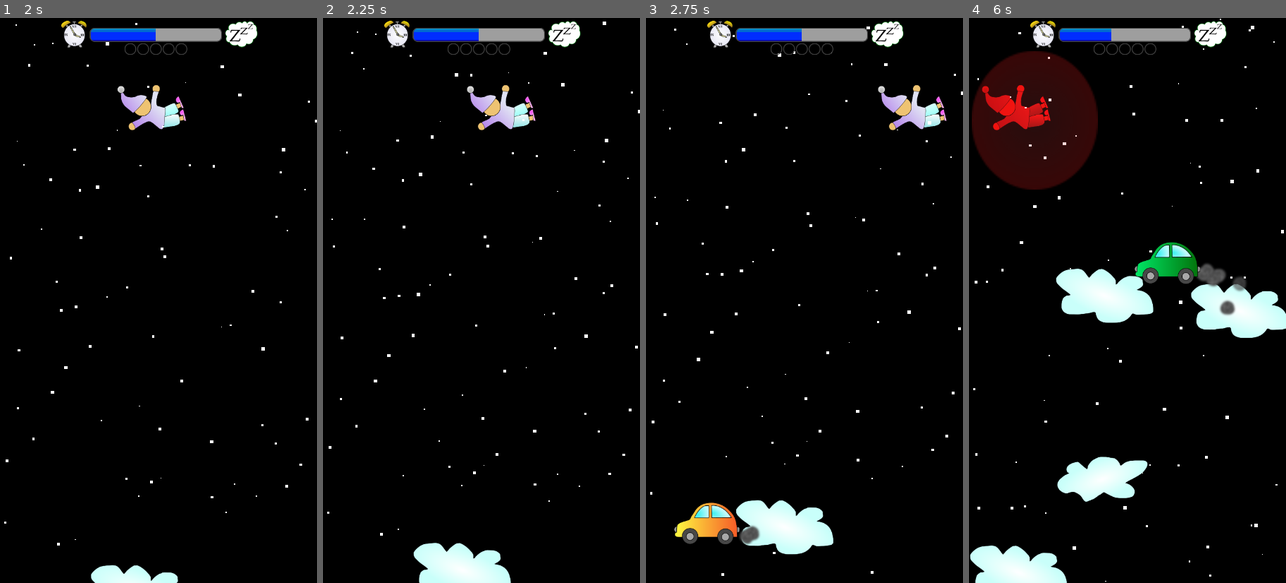
Above: before the commit, frames 1-4 (left to right).
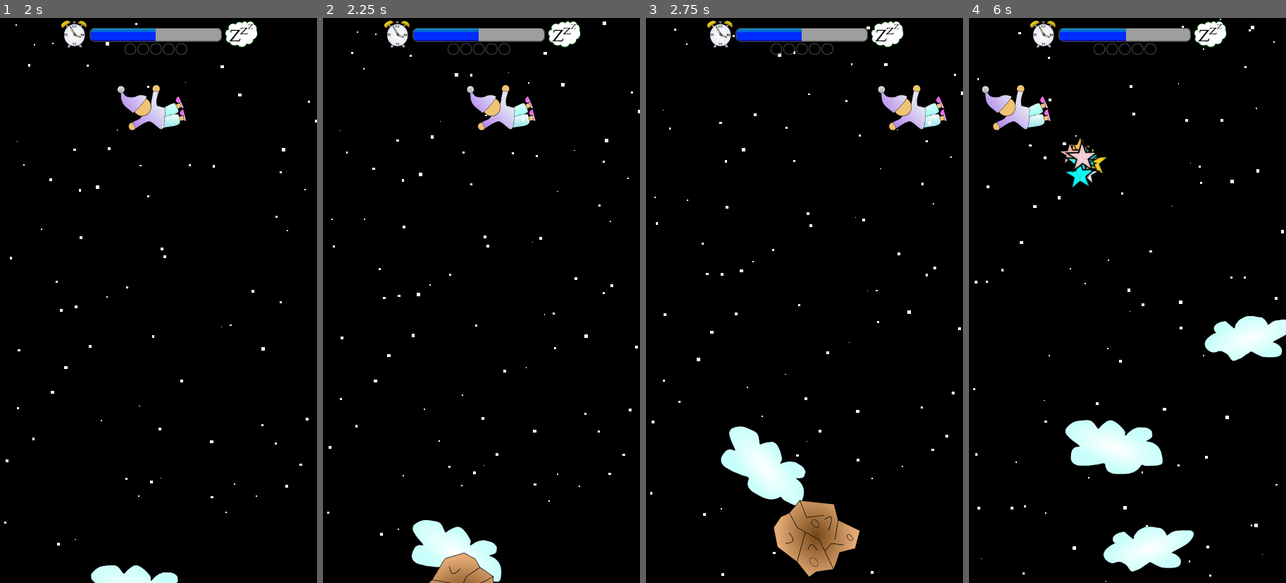
Above: after the commit, the same moments.

Repository: sorlok/LD48
Game: Godot game, scene res://Scenes/LevelCloud.tscn
Same seed, same stepped clock (60 frames per second), same inputs: the game is played once before the commit and once after it.
Inputs (mouse positions are in pixels of both pictures, inside the frame that each line leads up to):
- Up to frame 1 (2 s): move the mouse to (228, 272) at 0.52 s; hold D (ui_right) 0.53-1.28 s; click (228, 272) at 0.67 s; move the mouse to (95, 328) at 1.27 s; hold A (ui_left) from 1.28 s (still down); click (95, 328) at 1.42 s
- Up to frame 2 (2.25 s): move the mouse to (513, 176) at 2.02 s; release A (ui_left) at 2.03 s; hold D (ui_right) from 2.03 s (still down); click (513, 176) at 2.17 s
- Up to frame 3 (2.75 s): keep holding D (ui_right)
- Up to frame 4 (6 s): move the mouse to (1035, 520) at 2.77 s; click (1035, 520) at 2.92 s; move the mouse to (1222, 385) at 3.52 s; release D (ui_right) at 3.53 s; hold A (ui_left) 3.53-5.78 s; click (1222, 385) at 3.67 s; move the mouse to (1171, 520) at 4.27 s; click (1171, 520) at 4.42 s; move the mouse to (1143, 300) at 5.02 s; click (1143, 300) at 5.17 s; move the mouse to (1079, 159) at 5.77 s; hold D (ui_right) from 5.78 s (still down); click (1079, 159) at 5.92 s

Frame 1 is identical in both runs. In frame 2, 1.9% of the frame differs, in the area x 28-60%, y 88-100%; in frame 3, 6.4%; in frame 4, 20%, in the area x 0-100%, y 1-100%.

Commit message:
Added meteors

Diff:
--- /dev/null
+++ b/Originals/Meteorite.svg
@@ -0,0 +1,157 @@
+<?xml version="1.0" encoding="UTF-8" standalone="no"?>
+<svg
+   xmlns:osb="http://www.openswatchbook.org/uri/2009/osb"
+   xmlns:dc="http://purl.org/dc/elements/1.1/"
+   xmlns:cc="http://creativecommons.org/ns#"
+   xmlns:rdf="http://www.w3.org/1999/02/22-rdf-syntax-ns#"
+   xmlns:svg="http://www.w3.org/2000/svg"
+   xmlns="http://www.w3.org/2000/svg"
+   xmlns:xlink="http://www.w3.org/1999/xlink"
+   xmlns:sodipodi="http://sodipodi.sourceforge.net/DTD/sodipodi-0.dtd"
+   xmlns:inkscape="http://www.inkscape.org/namespaces/inkscape"
+   width="210mm"
+   height="297mm"
+   viewBox="0 0 210 297"
+   version="1.1"
+   id="svg8"
+   inkscape:version="1.0.2-2 (e86c870879, 2021-01-15)"
+   sodipodi:docname="Meteorite.svg"
+   inkscape:export-filename="C:\Users\Nathan\Documents\LDJam\Originals\Soda.png"
+   inkscape:export-xdpi="117.38"
+   inkscape:export-ydpi="117.38">
+  <defs
+     id="defs2">
+    <linearGradient
+       inkscape:collect="always"
+       id="linearGradient3992">
+      <stop
+         style="stop-color:#754717;stop-opacity:1"
+         offset="0"
+         id="stop3988" />
+      <stop
+         style="stop-color:#e4ab76;stop-opacity:1"
+         offset="1"
+         id="stop3990" />
+    </linearGradient>
+    <linearGradient
+       id="linearGradient2879"
+       osb:paint="solid">
+      <stop
+         style="stop-color:#cd2020;stop-opacity:1;"
+         offset="0"
+         id="stop2877" />
+    </linearGradient>
+    <pattern
+       id="EMFhbasepattern"
+       patternUnits="userSpaceOnUse"
+       width="6"
+       height="6"
+       x="0"
+       y="0" />
+    <radialGradient
+       inkscape:collect="always"
+       xlink:href="#linearGradient3992"
+       id="radialGradient3994"
+       cx="33.015759"
+       cy="27.69553"
+       fx="33.015759"
+       fy="27.69553"
+       r="19.287645"
+       gradientTransform="matrix(1.0831423,0.53349575,-0.4417785,0.89693118,9.4902837,-14.759221)"
+       gradientUnits="userSpaceOnUse" />
+  </defs>
+  <sodipodi:namedview
+     id="base"
+     pagecolor="#ffffff"
+     bordercolor="#666666"
+     borderopacity="1.0"
+     inkscape:pageopacity="0.0"
+     inkscape:pageshadow="2"
+     inkscape:zoom="3.959798"
+     inkscape:cx="159.63619"
+     inkscape:cy="101.30865"
+     inkscape:document-units="mm"
+     inkscape:current-layer="layer1"
+     inkscape:document-rotation="0"
+     showgrid="false"
+     inkscape:window-width="2005"
+     inkscape:window-height="1241"
+     inkscape:window-x="437"
+     inkscape:window-y="45"
+     inkscape:window-maximized="0" />
+  <metadata
+     id="metadata5">
+    <rdf:RDF>
+      <cc:Work
+         rdf:about="">
+        <dc:format>image/svg+xml</dc:format>
+        <dc:type
+           rdf:resource="http://purl.org/dc/dcmitype/StillImage" />
+        <dc:title></dc:title>
+      </cc:Work>
+    </rdf:RDF>
+  </metadata>
+  <g
+     inkscape:label="Layer 1"
+     inkscape:groupmode="layer"
+     id="layer1">
+    <path
+       style="fill:url(#radialGradient3994);stroke:#000000;stroke-width:0.264583px;stroke-linecap:butt;stroke-linejoin:miter;stroke-opacity:1;fill-opacity:1"
+       d="m 13.843378,23.765253 4.630208,-7.795759 0.236235,-4.44122 9.870693,0.05257 12.382656,-3.0291337 8.976934,4.7719497 1.889881,6.283854 -1.181176,4.724702 1.511905,8.220981 -12.485256,12.46765 -7.724431,-3.541896 -11.239227,5.334265 -5.591362,-7.703332 3.494412,-7.520382 -2.456368,-3.71376 -2.315104,-4.11049"
+       id="path3986"
+       sodipodi:nodetypes="cccccccccccccccc" />
+    <path
+       style="fill:none;stroke:#000000;stroke-width:0.264583px;stroke-linecap:butt;stroke-linejoin:miter;stroke-opacity:1"
+       d="m 13.843378,23.765252 16.358079,3.830326 12.027127,-4.810851 8.420225,1.547489"
+       id="path3996" />
+    <path
+       style="fill:none;stroke:#000000;stroke-width:0.264583px;stroke-linecap:butt;stroke-linejoin:miter;stroke-opacity:1"
+       d="M 31.951027,41.478951 25.25697,33.943229"
+       id="path3998" />
+    <path
+       style="fill:none;stroke:#000000;stroke-width:0.264583px;stroke-linecap:butt;stroke-linejoin:miter;stroke-opacity:1"
+       d="m 23.98744,26.125596 0.868626,5.078121 -4.543582,4.476763"
+       id="path4000" />
+    <path
+       style="fill:none;stroke:#000000;stroke-width:0.264583px;stroke-linecap:butt;stroke-linejoin:miter;stroke-opacity:1"
+       d="M 37.751821,24.455161 28.580514,11.580844"
+       id="path4002" />
+    <path
+       style="fill:none;stroke:#000000;stroke-width:0.264583px;stroke-linecap:butt;stroke-linejoin:miter;stroke-opacity:1"
+       d="m 52.160714,32.553198 -8.863052,-2.819464 -4.81085,7.617182"
+       id="path4004" />
+    <ellipse
+       style="fill:none;fill-opacity:1;stroke:#000000;stroke-width:0.143372;stroke-opacity:1"
+       id="path4006"
+       cx="23.152224"
+       cy="18.274553"
+       rx="2.6676004"
+       ry="1.732157" />
+    <ellipse
+       style="fill:none;fill-opacity:1;stroke:#000000;stroke-width:0.2;stroke-opacity:1"
+       id="path4008"
+       cx="37.985683"
+       cy="31.237125"
+       rx="2.3051996"
+       ry="1.503391" />
+    <ellipse
+       style="fill:none;fill-opacity:1;stroke:#000000;stroke-width:0.2;stroke-opacity:1"
+       id="path4010"
+       cx="21.214518"
+       cy="40.558151"
+       rx="1.837478"
+       ry="1.0690781" />
+    <path
+       style="fill:none;stroke:#000000;stroke-width:0.264583px;stroke-linecap:butt;stroke-linejoin:miter;stroke-opacity:1"
+       d="m 30.001003,19.844762 c 0,0 2.80633,3.674956 -0.801806,3.674956 -3.60814,0 -2.405428,0.133635 -2.405428,0.133635"
+       id="path4012" />
+    <path
+       style="fill:none;stroke:#000000;stroke-width:0.264583px;stroke-linecap:butt;stroke-linejoin:miter;stroke-opacity:1"
+       d="m 39.823159,12.962572 c 0,0 -3.073601,3.808591 -0.467722,4.476765 2.605878,0.668173 3.541321,0.267269 3.541321,0.267269"
+       id="path4014" />
+    <path
+       style="fill:none;stroke:#000000;stroke-width:0.264583px;stroke-linecap:butt;stroke-linejoin:miter;stroke-opacity:1"
+       d="m 30.936448,34.2105 c 2.271789,3.875408 4.81085,7.14946 5.278573,4.610399 0.467722,-2.539061 0.467722,-2.539061 0.467722,-2.539061"
+       id="path4016" />
+  </g>
+</svg>
--- a/Scenes/LevelCloud.tscn
+++ b/Scenes/LevelCloud.tscn
@@ -35,6 +35,7 @@
 [ext_resource path="res://Images/JellyCount3.png" type="Texture" id=33]
 [ext_resource path="res://Scenes/SodaCan.tscn" type="PackedScene" id=34]
 [ext_resource path="res://Scenes/Star.tscn" type="PackedScene" id=35]
+[ext_resource path="res://Scenes/Meteor.tscn" type="PackedScene" id=36]
 
 [sub_resource type="DynamicFont" id=1]
 size = 48
@@ -82,6 +83,7 @@
 Jellyfish = ExtResource( 27 )
 Soda = ExtResource( 34 )
 Star = ExtResource( 35 )
+Meteor = ExtResource( 36 )
 
 [node name="SkyBg" parent="." instance=ExtResource( 10 )]
 
--- /dev/null
+++ b/Scenes/Meteor.tscn
@@ -0,0 +1,31 @@
+[gd_scene load_steps=4 format=2]
+
+[ext_resource path="res://Images/Meteor.png" type="Texture" id=1]
+[ext_resource path="res://Scripts/Meteor.gd" type="Script" id=2]
+
+[sub_resource type="CapsuleShape2D" id=1]
+radius = 73.0178
+height = 30.2905
+
+[node name="Meteor" type="RigidBody2D" groups=[
+"car",
+]]
+input_pickable = true
+collision_layer = 3
+collision_mask = 2
+gravity_scale = 0.0
+linear_damp = 0.0
+angular_damp = 0.0
+script = ExtResource( 2 )
+
+[node name="Sprite" type="Sprite" parent="."]
+texture = ExtResource( 1 )
+
+[node name="VisibilityNotifier2D" type="VisibilityNotifier2D" parent="."]
+
+[node name="CollisionShape2D" type="CollisionShape2D" parent="."]
+rotation = 1.5708
+shape = SubResource( 1 )
+
+[connection signal="screen_entered" from="VisibilityNotifier2D" to="." method="_on_VisibilityNotifier2D_screen_entered"]
+[connection signal="screen_exited" from="VisibilityNotifier2D" to="." method="_on_VisibilityNotifier2D_screen_exited"]
--- a/Scripts/LevelCloud.gd
+++ b/Scripts/LevelCloud.gd
@@ -13,6 +13,7 @@
 export (PackedScene) var Jellyfish
 export (PackedScene) var Soda
 export (PackedScene) var Star
+export (PackedScene) var Meteor
 
 onready var player_start_pos:Vector2
 
@@ -251,13 +252,16 @@
 
 	# Create a Car instance and add it to the scene
 	var car:Node
-	var level1 = Globals.level%2 == 0
-	if level1:
+	if Globals.rel_level() == 0:
 		car = Car.instance()
 		car.set_frame(rng.randi() % 3)
-	else:
+	elif Globals.rel_level() == 1:
 		car = Soda.instance()
 		car.angular_velocity = rng.randf_range(-5, 5)
+	else:
+		car = Meteor.instance()
+		car.angular_velocity = rng.randf_range(-8, 8)
+		car.set_stretch(rng.randf_range(0.8,1))
 	add_child(car)
 
 	# Connect our "explode" signal
@@ -268,7 +272,13 @@
 	car.position.y = rng.randf() * 100 + 50 + $Player.screen_size.y
 
 	# Make it move up
-	car.linear_velocity = Vector2(0, -1 * rand_range(car.min_speed, car.max_speed))
+	if Globals.rel_level() == 2:
+		if car.position.x < $Player.position.x:
+			car.linear_velocity = Vector2(rand_range(0, 100), -1 * rand_range(car.min_speed, car.max_speed))
+		else:
+			car.linear_velocity = Vector2(rand_range(-100, 0), -1 * rand_range(car.min_speed, car.max_speed))
+	else:
+		car.linear_velocity = Vector2(0, -1 * rand_range(car.min_speed, car.max_speed))
 
 	# Reschedule the timer
 	var bad = Globals.level * 0.2
--- /dev/null
+++ b/Scripts/Meteor.gd
@@ -0,0 +1,55 @@
+extends RigidBody2D
+
+signal car_explode
+
+onready var min_speed = 350
+onready var max_speed = 500
+onready var dying = false
+onready var on_screen = false
+
+# Where we were pressed
+onready var touch_position:Vector2
+
+
+func set_stretch(val:float):
+	$Sprite.scale = Vector2(val, val)
+	$CollisionShape2D.scale = Vector2(val, val)
+
+
+func _input_event(viewport, event, shape_idx):
+	if Globals.state != Globals.ST_INGAME:
+		return
+
+	if event is InputEventMouseButton && event.is_pressed():
+		defeat(event.position)
+	elif event is InputEventScreenTouch && event.is_pressed():
+		defeat(event.psotion)
+
+
+func stop_particles():
+	pass
+
+func defeat(press_pos):
+	if dying:
+		return
+	dying = true
+
+	# Tell parent to emit particles
+	touch_position = press_pos
+	emit_signal("car_explode", self)
+
+	# Remove the car
+	hide()
+	queue_free()
+
+
+func set_frame(fr:int):
+	$AnimatedSprite.frame = fr
+
+
+func _on_VisibilityNotifier2D_screen_exited():
+	queue_free()
+
+
+func _on_VisibilityNotifier2D_screen_entered():
+	on_screen = true
Binary file added: Images/Meteor.png
Not shown: 1 places in Scenes/LevelCloud.tscn that only renumber resources
